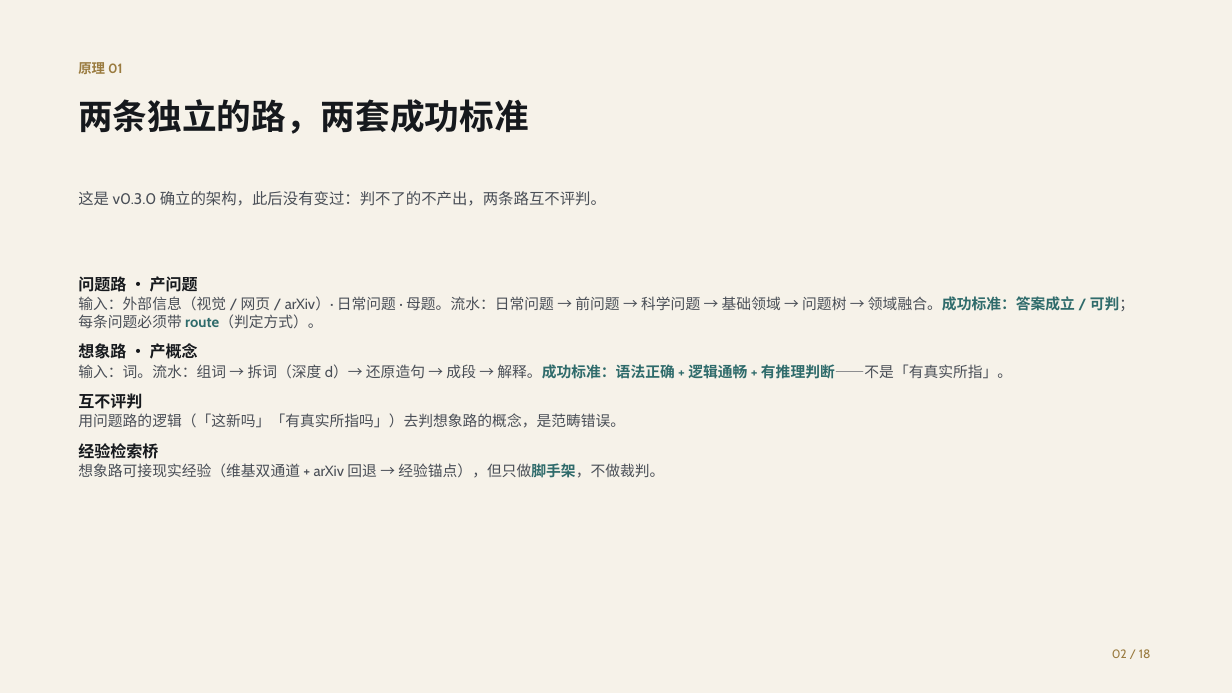
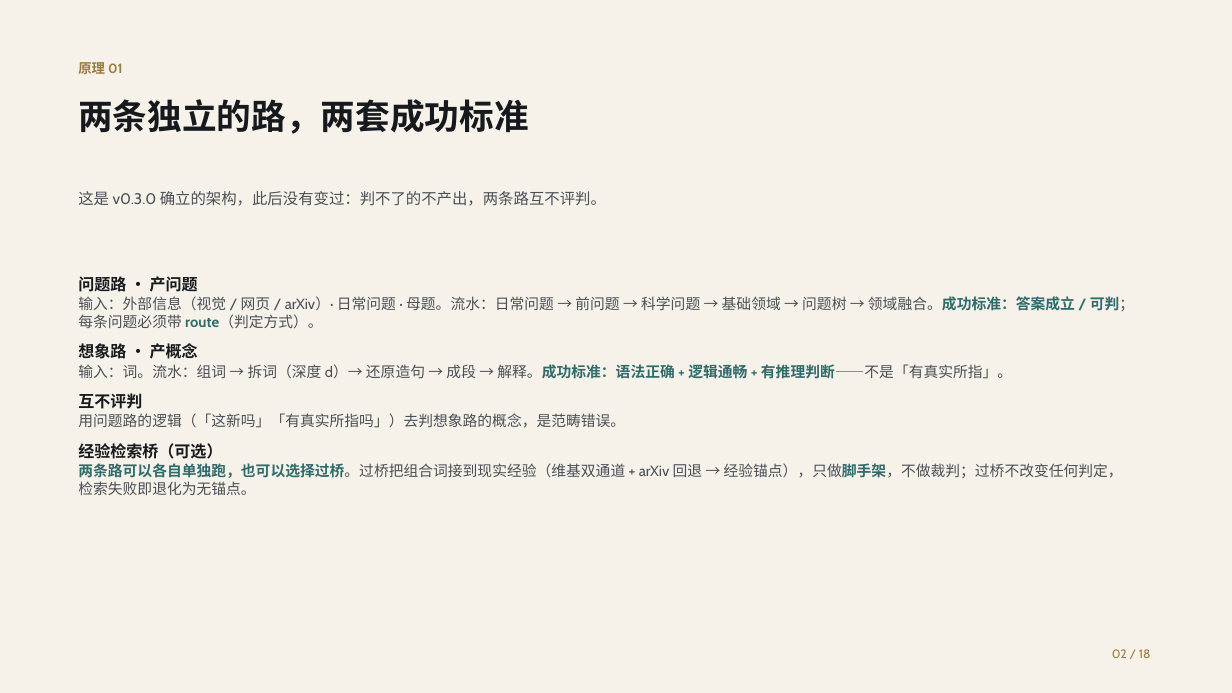
Before and after one commit to shikunpneg/ask-dao, a slide deck: slide 2 of docs/ppt/ask-dao-biomed-deck.pptx. Drawn at 1232x693 pixels with LibreOffice and Linux fonts; fonts in the diff are those of the drawing. Boxes give left, top, right and bottom in pixels: in the first picture for what was removed or moved away, otherwise in the second. Text is boxed around its words. In the diff, an @@ line names an element or a change of style, - is before the commit and + after.

Commit message:
架构含经验桥后全面同步：CLI 加 bridge 子命令与 imagine --bridge（十个动作）、站点两条路下加经验桥介绍（可单独跑/可选过桥）、架构图修过渡标签重叠、README/手册/技能/PPT 同步

```diff
--- a/docs/ppt/ask-dao-biomed-deck.pptx
+++ b/docs/ppt/ask-dao-biomed-deck.pptx
@@ text at [78,443,1123,495]: text changed @@
-经验检索桥
-想象路可接现实经验（维基双通道 + arXiv 回退 → 经验锚点），但只做脚手架，不做裁判。
+经验检索桥（可选）
+两条路可以各自单独跑，也可以选择过桥。过桥把组合词接到现实经验（维基双通道 + arXiv 回退 → 经验锚点），只做脚手架，不做裁判；过桥不改变任何判定，检索失败即退化为无锚点。
```
Also in this commit, not shown: 1 other slide changed, 17 other files.
